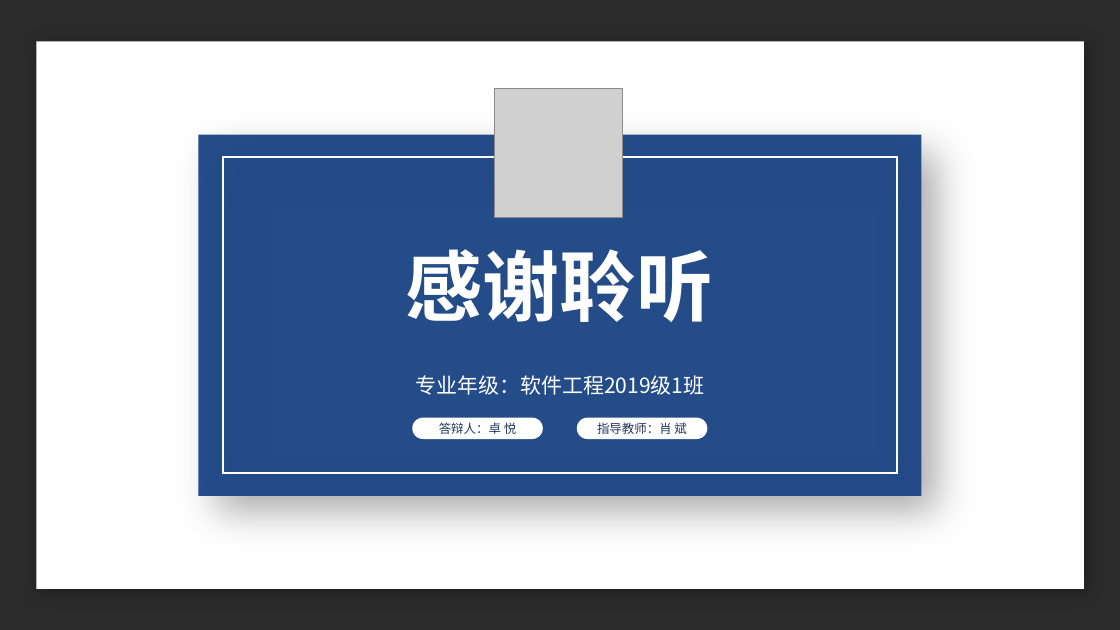
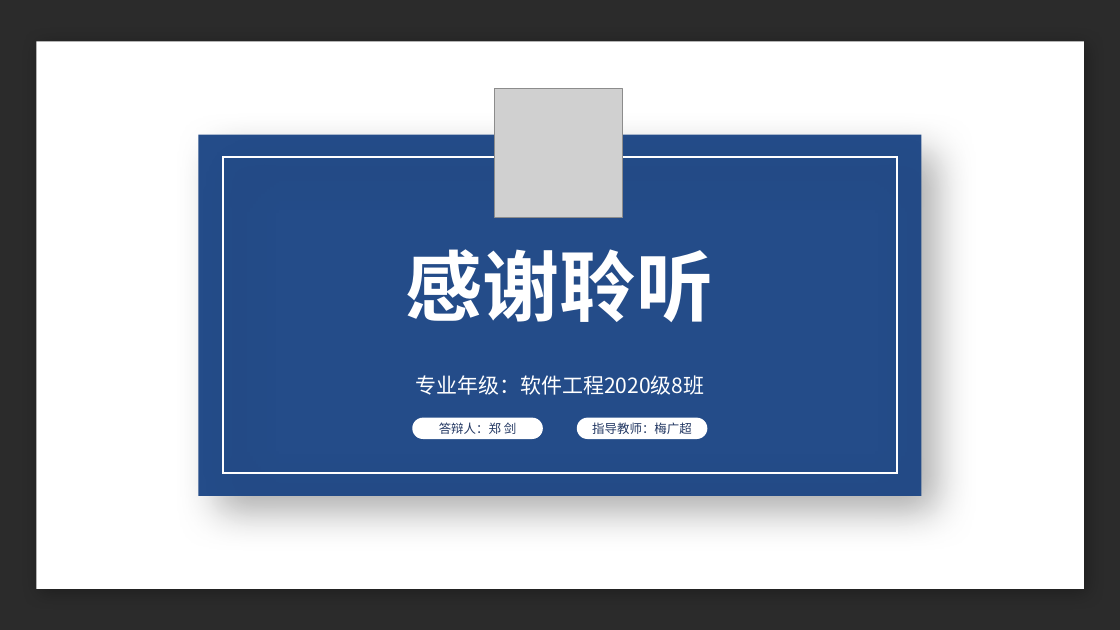
Before and after one commit to 2290653824/sward-rpc, a slide deck: slide 18 of files/2. 开题答辩/201931031311_卓悦_西南石油大学毕业设计（论文）开题报告.pptx. Drawn at 1120x630 pixels with LibreOffice and Linux fonts; fonts in the diff are those of the drawing; grey boxes stand for pictures; background and template pictures are left out; a plain dark background stands for a picture behind light text. Boxes give left, top, right and bottom in pixels: in the first picture for what was removed or moved away, otherwise in the second. Text is boxed around its words. In the diff, an @@ line names an element or a change of style, - is before the commit and + after.

```diff
--- a/files/2. 开题答辩/201931031311_卓悦_西南石油大学毕业设计（论文）开题报告.pptx
+++ b/files/2. 开题答辩/201931031311_卓悦_西南石油大学毕业设计（论文）开题报告.pptx
@@ text at bbox=[415, 375, 704, 395]: text changed @@
-专业年级：软件工程2019级1班
+专业年级：软件工程2020级8班
@@ text in rounded rectangle at bbox=[439, 422, 516, 434]: text changed @@
-答辩人：卓 悦
+答辩人：郑 剑
@@ text in rounded rectangle at bbox=[592, 422, 692, 434]: text changed @@
-指导教师：肖 斌
+指导教师：梅广超
```
Also in this commit, not shown: 9 other slides changed, 1 slide added, 1 slide removed, 1 other file.
